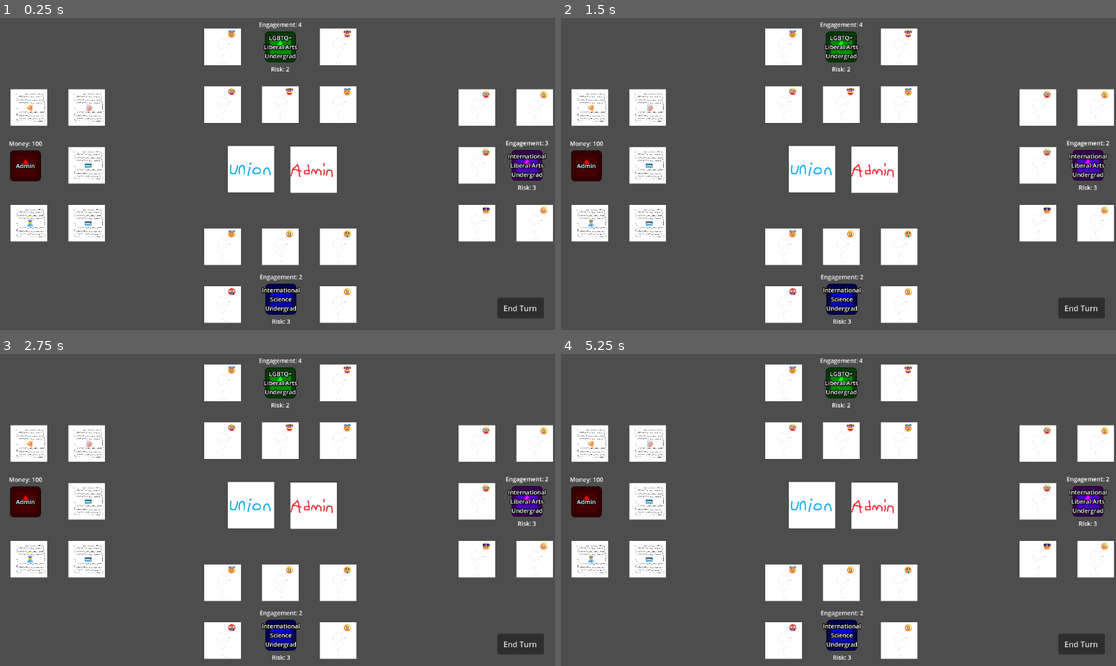
Above: before the commit, frames 1-4 (two rows, left to right).
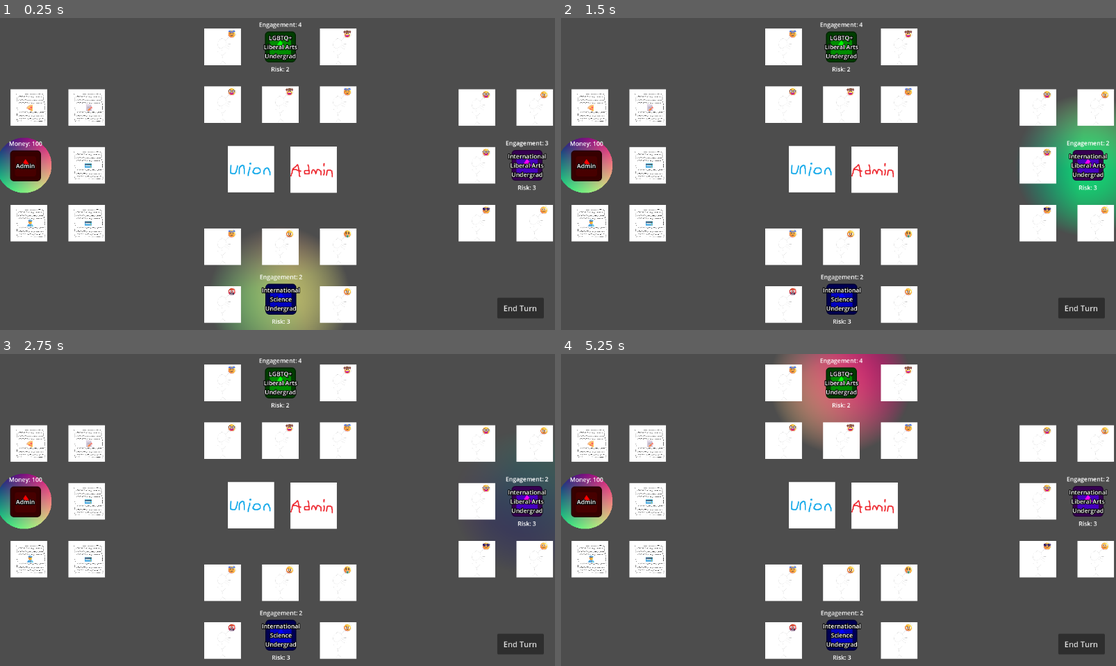
Above: after the commit, the same moments.

Repository: AX-I/Union-Battle
Game: Godot game, scene res://Scenes/strike_scene.tscn
Same seed, same stepped clock (60 frames per second), same inputs: the game is played once before the commit and once after it. This scene is started directly instead of the project's main scene. The engine's default icon, where the game draws it, is replaced by a stand-in: a white triangle on a blue panel in a dark square.
Inputs (mouse positions are in pixels of both pictures, inside the frame that each line leads up to):
- Up to frame 1 (0.25 s): no input
- Up to frame 2 (1.5 s): click "End Turn" at 0.5 s; click (810, 167) at 1.25 s
- Up to frame 3 (2.75 s): click (316, 506) at 2 s
- Up to frame 4 (5.25 s): click (810, 503) at 2.75 s; click (877, 506) at 3.5 s; click "End Turn" at 4.25 s; click (810, 503) at 5 s

The runs differ from the first frame. In frame 1, 4.2% of the frame differs, in the area x 0-62%, y 38-100%; in frame 2, 4.0%; in frame 3, 0.8%; in frame 4, 4.5%, in the area x 0-62%, y 0-57%.

Commit message:
Turn and Me indicators

Diff:
--- a/union-battle/Scenes/strike_scene.tscn
+++ b/union-battle/Scenes/strike_scene.tscn
@@ -8,6 +8,8 @@
 [ext_resource type="Texture2D" uid="uid://ck55yqxt6dtvr" path="res://Assets/admin_temp.png" id="5_514q4"]
 [ext_resource type="Texture2D" uid="uid://drdkrulj5s0sn" path="res://Assets/union_press_temp.png" id="5_linjo"]
 [ext_resource type="Texture2D" uid="uid://cnpqoyjhw3ils" path="res://Assets/admin_press_temp.png" id="7_5jf1a"]
+[ext_resource type="Shader" uid="uid://dnl4m4npq2spa" path="res://Shaders/meIndicator.gdshader" id="9_xcxxk"]
+[ext_resource type="Shader" uid="uid://c8k73vwhqk75" path="res://Shaders/turnIndicator.gdshader" id="10_k2kik"]
 
 [sub_resource type="RectangleShape2D" id="RectangleShape2D_qj3wv"]
 size = Vector2(128, 128)
@@ -22,6 +24,12 @@
 font_size = 25
 outline_size = 12
 outline_color = Color(0, 0, 0, 1)
+
+[sub_resource type="ShaderMaterial" id="ShaderMaterial_k2kik"]
+shader = ExtResource("9_xcxxk")
+
+[sub_resource type="ShaderMaterial" id="ShaderMaterial_erwlu"]
+shader = ExtResource("10_k2kik")
 
 [node name="StrikeScene" type="Node2D"]
 script = ExtResource("1_n1sj3")
@@ -294,6 +302,17 @@
 offset_bottom = 624.0
 text = "End Turn"
 
+[node name="MeIndicator" type="Sprite2D" parent="."]
+material = SubResource("ShaderMaterial_k2kik")
+position = Vector2(33, -68)
+texture = ExtResource("1_x2neb")
+
+[node name="TurnIndicator" type="Sprite2D" parent="."]
+material = SubResource("ShaderMaterial_erwlu")
+position = Vector2(299.75, -150.75)
+scale = Vector2(2.3164063, 2.3164063)
+texture = ExtResource("1_x2neb")
+
 [connection signal="end_turn" from="Player1" to="." method="_on_end_turn"]
 [connection signal="end_turn" from="Player2" to="." method="_on_end_turn"]
 [connection signal="end_turn" from="Player3" to="." method="_on_end_turn"]
--- a/union-battle/Scripts/strike_scene_scripts/globals.gd
+++ b/union-battle/Scripts/strike_scene_scripts/globals.gd
@@ -8,6 +8,9 @@
 
 # Player list
 var PLAYERS:				Array		= []
+var PLAYER_COORDS: Array = [
+	Vector2(580, 580), Vector2(1090,306), Vector2(580, 60), Vector2(50, 306)
+]
 
 # The coordinate positions for each player cards
 var CARD_COORD_SETS:		Array		= [
--- a/union-battle/Scripts/strike_scene_scripts/strike_scene.gd
+++ b/union-battle/Scripts/strike_scene_scripts/strike_scene.gd
@@ -116,6 +116,17 @@
 	# Dealing the cards
 	deal_cards()
 
+	setupIndicators()
+
+func setupIndicators():
+	var indicator = get_node('MeIndicator')
+	indicator.position = Globals.PLAYER_COORDS[Globals.MY_ID]
+	indicator.z_index = -10
+
+	indicator = get_node('TurnIndicator')
+	indicator.position = Globals.PLAYER_COORDS[Globals.curr_turn]
+	indicator.z_index = -20
+
 # Called to handle player input
 func _input(event):
 
@@ -327,6 +338,9 @@
 		Globals.curr_turn += 1
 
 	print("current turn", Globals.curr_turn)
+
+	var indicator = get_node('TurnIndicator')
+	indicator.position = Globals.PLAYER_COORDS[Globals.curr_turn]
 
 	if Globals.PLAYERS[Globals.curr_turn].is_player_union():
 		if Globals.PLAYERS[Globals.curr_turn].get_risk() > 6:
--- /dev/null
+++ b/union-battle/Shaders/meIndicator.gdshader
@@ -0,0 +1,12 @@
+shader_type canvas_item;
+
+void vertex() {
+	// Called for every vertex the material is visible on.
+}
+
+void fragment() {
+	// Called for every pixel the material is visible on.
+	float shape = (dot(UV-0.5, UV-0.5) < 0.2) ? 1.0 : 0.0;
+	float tfac = (0.5+0.3*sin(TIME*2.0));
+	COLOR = vec4(UV,0.5,shape);
+}
--- /dev/null
+++ b/union-battle/Shaders/turnIndicator.gdshader
@@ -0,0 +1,16 @@
+shader_type canvas_item;
+
+void vertex() {
+	// Called for every vertex the material is visible on.
+}
+
+mat2 rot(float a) {
+	return mat2(vec2(cos(a), -sin(a)), vec2(sin(a), cos(a)));
+}
+void fragment() {
+	// Called for every pixel the material is visible on.
+	vec2 coord = 0.5 + UV * rot(TIME);
+	float shape = 1.0 - 4.0*dot(UV-0.5, UV-0.5);
+	float tfac = (0.5+0.3*sin(TIME*sqrt(2.0)));
+	COLOR = vec4(coord,0.5,shape*tfac);
+}
Not shown: 1 places in union-battle/Scenes/strike_scene.tscn that only renumber resources
Not shown, added: union-battle/Shaders/meIndicator.gdshader.uid
Not shown, added: union-battle/Shaders/turnIndicator.gdshader.uid
